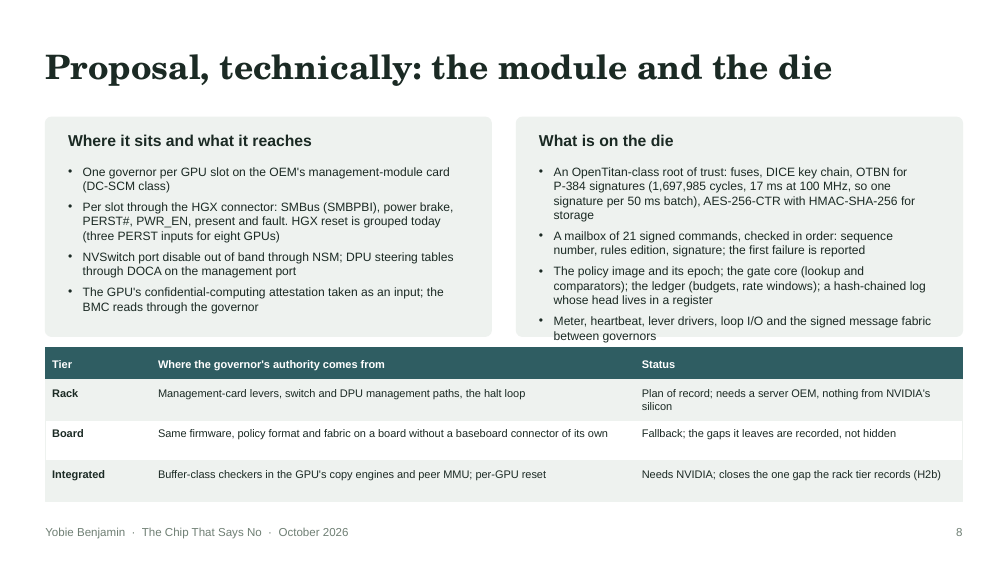
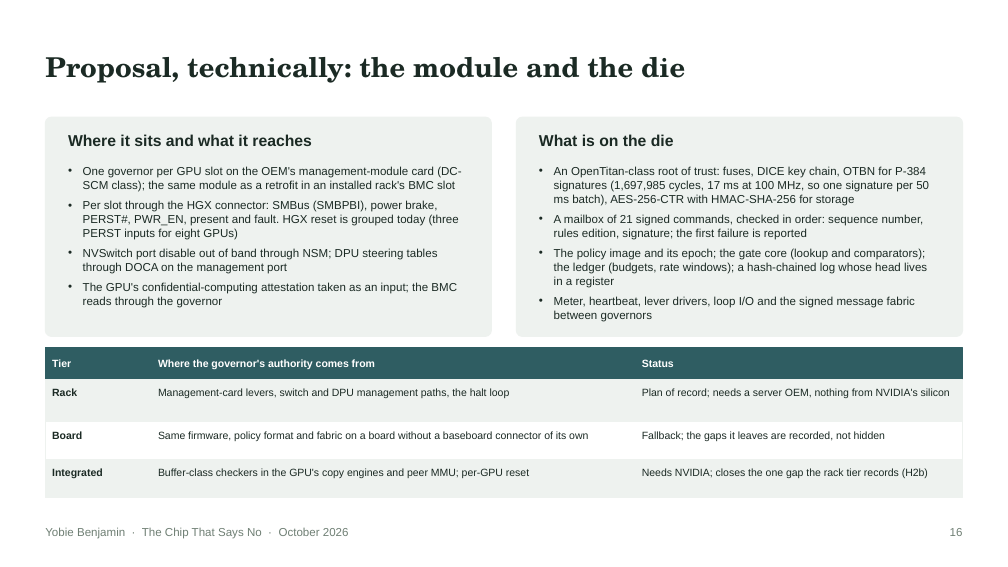
Before and after one commit to YobieBenjamin/safety-governor, a slide deck: slide 16 of docs/brief/chip-that-says-no-brief.pptx (slide 8 before the commit). Drawn at 1008x567 pixels with LibreOffice and Linux fonts; fonts in the diff are those of the drawing. Boxes give left, top, right and bottom in pixels: in the first picture for what was removed or moved away, otherwise in the second. Text is boxed around its words. In the diff, an @@ line names an element or a change of style, - is before the commit and + after.

```diff
--- a/docs/brief/chip-that-says-no-brief.pptx
+++ b/docs/brief/chip-that-says-no-brief.pptx
@@ text "Proposal, technically: the module and ..." at box(45, 57, 685, 83): size 32 to 26 pt @@
@@ text at box(83, 166, 461, 192): text changed; size 11.5 to 11 pt @@
-• One governor per GPU slot on the OEM's management-module card (DC-SCM class)
+• One governor per GPU slot on the OEM's management-module card (DC-SCM class); the same module as a retrofit in an installed rack's BMC slot
@@ text "An OpenTitan-class root of trust: ..." at box(554, 166, 929, 322): size 11.5 to 11 pt @@
@@ text at box(83, 200, 459, 308): size 11.5 to 11 pt in "Per slot through the HGX connector: SMBus ...", "NVSwitch port disable out of band through ...", "The GPU's confidential-computing attestation taken as an ..." @@
@@ size 10.5 to 10 pt in 12 elements at box(52, 359, 71, 367), box(158, 359, 375, 369), box(642, 359, 674, 367), box(158, 431, 588, 441), box(158, 388, 510, 398), box(642, 431, 885, 441), box(642, 388, 950, 398), box(52, 388, 77, 396), box(158, 468, 529, 478), box(642, 468, 928, 478), box(52, 431, 82, 439), box(52, 468, 103, 478) @@
@@ text at box(950, 528, 963, 536): text changed @@
-8
+16
```
Also in this commit, not shown: 17 other slides changed, 14 slides added, 12 other files.
